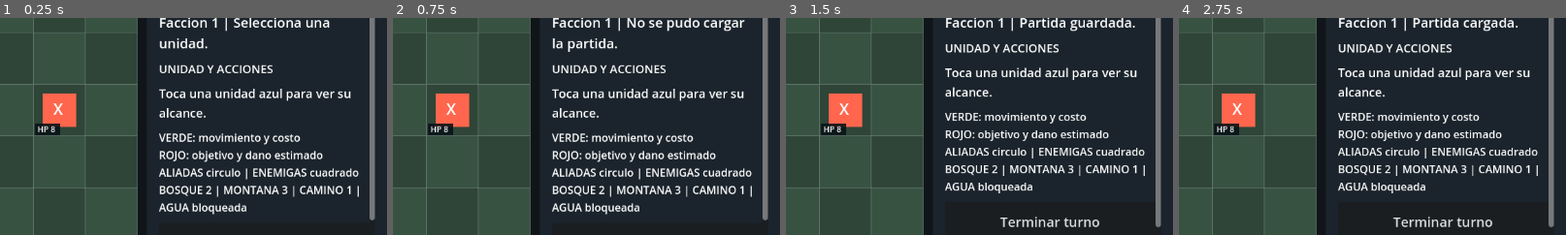
Above: before the commit, frames 1-4 (left to right).
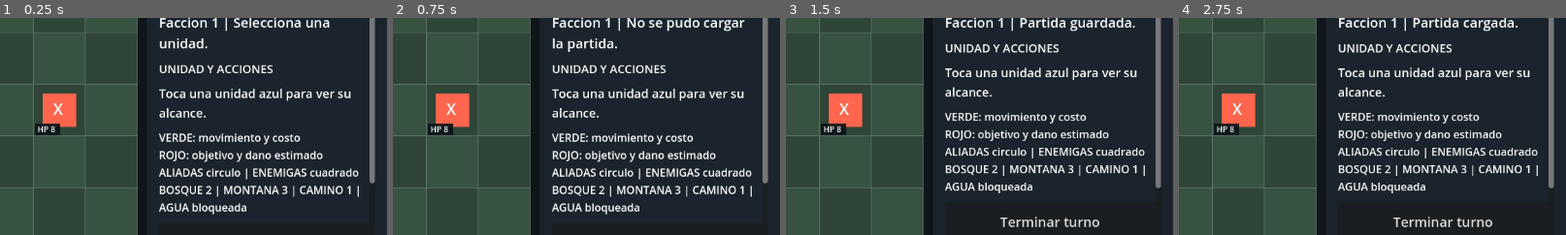
Above: after the commit, the same moments.

Repository: edwinrodri12/Tarvoka
Game: Godot game, scene res://scenes/Main.tscn
Two runs of this game, one before a commit and one after it. Both use one fixed random seed, a clock stepped at 60 frames per second and the inputs below.
Inputs:
- Up to frame 1 (0.25 s): no input
- Up to frame 2 (0.75 s): click "Cargar partida" at 0.5 s
- Up to frame 3 (1.5 s): click "Guardar partida" at 1.25 s
- Up to frame 4 (2.75 s): click "Cargar partida" at 2 s
The pictures show only the part of the screen within x 50-100%, y 11-61%; the shares and areas given below are measured in that part.

The runs differ from the first frame. In frame 1, 0.3% of the frame differs, in the area x 95-97%, y 75-94%; in frame 2, 0.3%; in frame 3, 0.3%, in the area x 95-97%, y 77-97%; in frame 4, 0.3%.

Commit message:
feat(ui): select objective mode and show scores and alternate-victory result

Diff:
--- a/scripts/ui/Main.gd
+++ b/scripts/ui/Main.gd
@@ -15,6 +15,8 @@
 var scenario_picker: OptionButton
 var balance_picker: OptionButton
 var fog_picker: OptionButton
+var relay_picker: OptionButton
+var relay_status: Label
 var _unit_summary_cache_key := -1
 var unit_summary_refresh_count := 0 # Diagnostics for headless regression tests.
 
@@ -89,6 +91,12 @@
     status_label.autowrap_mode = TextServer.AUTOWRAP_WORD_SMART
     status_label.add_theme_font_size_override("font_size", 20)
     panel.add_child(status_label)
+    relay_status = Label.new()
+    relay_status.visible = board.state.has("control")
+    relay_status.autowrap_mode = TextServer.AUTOWRAP_WORD_SMART
+    relay_status.add_theme_font_size_override("font_size", 17)
+    relay_status.add_theme_color_override("font_color", Color(0.95, 0.80, 0.42))
+    panel.add_child(relay_status)
     enemy_turn_label = Label.new()
     enemy_turn_label.visible = false
     enemy_turn_label.autowrap_mode = TextServer.AUTOWRAP_WORD_SMART
@@ -221,6 +229,24 @@
     fog_help.add_theme_font_size_override("font_size", 14)
     panel.add_child(fog_help)
 
+    var relay_heading := Label.new()
+    relay_heading.text = "OBJETIVO DE LA BATALLA"
+    relay_heading.add_theme_font_size_override("font_size", 16)
+    panel.add_child(relay_heading)
+    relay_picker = OptionButton.new()
+    relay_picker.custom_minimum_size.y = 54
+    relay_picker.add_theme_font_size_override("font_size", 16)
+    relay_picker.add_item("Eliminar al enemigo (clasico)", 0)
+    relay_picker.add_item("Controlar reles y acumular senal", 1)
+    relay_picker.select(1 if board.state.has("control") else 0)
+    panel.add_child(relay_picker)
+
+    var relay_help := Label.new()
+    relay_help.text = "Los reles cambian de bando al finalizar el turno sobre ellos. Cada rele controlado produce 1 punto de senal por turno. Gana al llegar a 5."
+    relay_help.autowrap_mode = TextServer.AUTOWRAP_WORD_SMART
+    relay_help.add_theme_font_size_override("font_size", 14)
+    panel.add_child(relay_help)
+
     var restart_button := Button.new()
     restart_button.text = "Nueva partida"
     restart_button.custom_minimum_size.y = 52
@@ -269,6 +295,12 @@
         unit_summary_refresh_count += 1
         _update_text(unit_label, board.selected_unit_summary())
 
+    relay_status.visible = board.state.has("control")
+    if board.state.has("control"):
+        var control: Dictionary = board.state["control"]
+        _update_text(relay_status, "SENAL: Azul %d | Rojo %d / %d" % [
+            control["scores"][0], control["scores"][1], control["target"]
+        ])
     _update_text(enemy_turn_label, board.last_enemy_turn_report)
     enemy_turn_label.visible = not board.last_enemy_turn_report.is_empty()
     _update_text(autosave_alert, board.autosave_warning)
@@ -280,14 +312,22 @@
     result_banner.visible = winner != -1
     if winner == 0:
         _update_text(result_title, "VICTORIA")
-        _update_text(result_detail, "Objetivo cumplido.\n" + _battle_summary() + "\nPuedes comenzar otra partida.")
+        var victory_mode := "Control territorial asegurado." if _is_relay_win(winner) else "Objetivo cumplido."
+        _update_text(result_detail, victory_mode + "\n" + _battle_summary() + "\nPuedes comenzar otra partida.")
         _update_text(status_label, "Batalla terminada")
     elif winner == 1:
         _update_text(result_title, "DERROTA")
-        _update_text(result_detail, "Tu ejercito fue derrotado.\n" + _battle_summary() + "\nIntenta una estrategia diferente.")
+        var defeat_mode := "El enemigo alcanzo la senal territorial." if _is_relay_win(winner) else "Tu ejercito fue derrotado."
+        _update_text(result_detail, defeat_mode + "\n" + _battle_summary() + "\nIntenta una estrategia diferente.")
         _update_text(status_label, "Batalla terminada")
     else:
         _update_text(status_label, "Faccion %d | %s" % [int(board.state.get("faction", 0)) + 1, board.message])
+
+func _is_relay_win(winner: int) -> bool:
+    if winner not in [0, 1] or not board.state.has("control"):
+        return false
+    var objective: Dictionary = board.state["control"]
+    return int(objective["scores"][winner]) >= int(objective["target"])
 
 func _battle_summary() -> String:
     # Every defeated unit remains in the authoritative battle state with HP 0.
@@ -323,17 +363,19 @@
         scenario_picker.select(board.current_scenario_id)
         balance_picker.select(1 if board.symmetric_setup else 0)
         fog_picker.select(1 if board.state.get("fog_enabled", false) else 0)
+        relay_picker.select(1 if board.state.has("control") else 0)
 
 func _new_game() -> void:
     var mode_name := "Simetrico" if balance_picker.get_selected_id() == 1 else "Entrenamiento"
     var fog_name := "niebla de guerra" if fog_picker.get_selected_id() == 1 else "mapa visible"
-    new_game_dialog.dialog_text = "Iniciar %s en modo %s con %s? Esto reemplazara el autoguardado. La partida manual se conserva." % [Scenarios.label(scenario_picker.get_selected_id()), mode_name, fog_name]
+    var objective_name := "control de reles" if relay_picker.get_selected_id() == 1 else "eliminacion"
+    new_game_dialog.dialog_text = "Iniciar %s en modo %s con %s, objetivo %s? Se reemplaza el autoguardado. La partida manual se conserva." % [Scenarios.label(scenario_picker.get_selected_id()), mode_name, fog_name, objective_name]
     # Avoid opening a native modal in the headless test runner.
     if DisplayServer.get_name() != "headless":
         new_game_dialog.popup_centered()
 
 func _confirm_new_game() -> void:
-    board.new_game(scenario_picker.get_selected_id(), balance_picker.get_selected_id() == 1, fog_picker.get_selected_id() == 1)
+    board.new_game(scenario_picker.get_selected_id(), balance_picker.get_selected_id() == 1, fog_picker.get_selected_id() == 1, relay_picker.get_selected_id() == 1)
 
 func _cancel_selection() -> void:
     board.cancel_selection()
